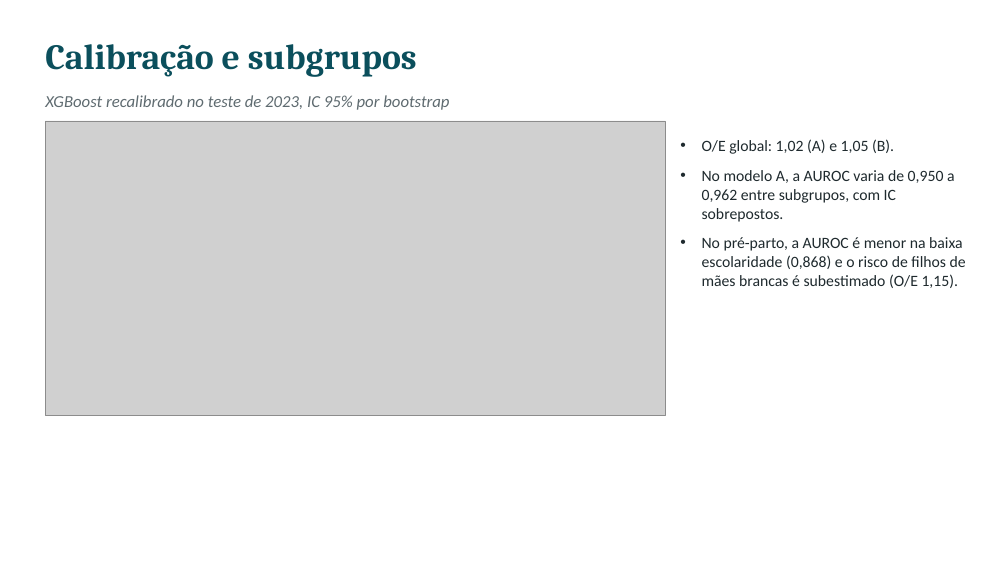
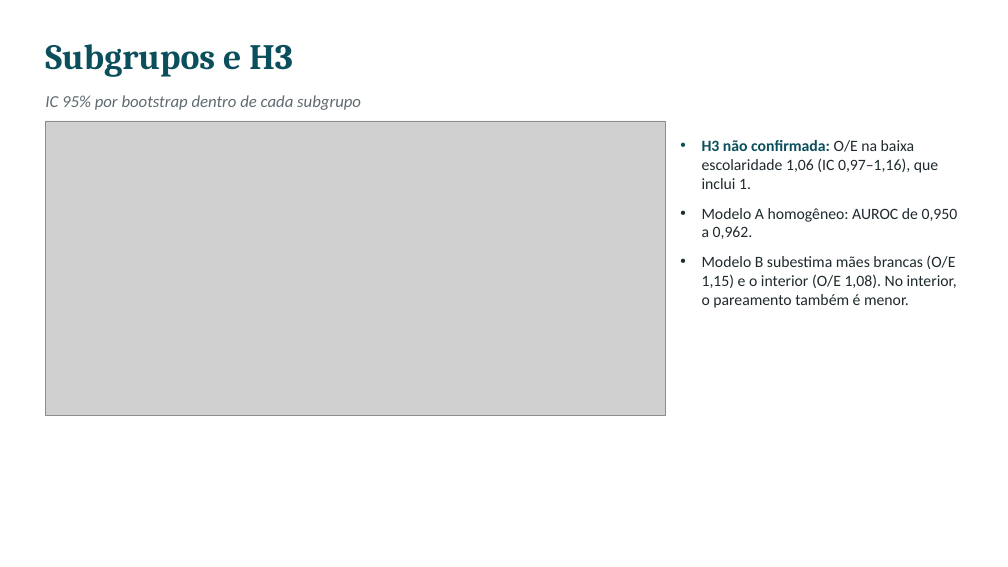
Before and after one commit to CledsonSilvaAraujo/mortalidade-neonatal-rj, a slide deck: slide 12 of slides/apresentacao.pptx (slide 11 before the commit). Drawn at 1008x567 pixels with LibreOffice and Linux fonts; fonts in the diff are those of the drawing; grey boxes stand for pictures. Boxes give left, top, right and bottom in pixels: in the first picture for what was removed or moved away, otherwise in the second. Text is boxed around its words. In the diff, an @@ line names an element or a change of style, - is before the commit and + after.

```diff
--- a/slides/apresentacao.pptx
+++ b/slides/apresentacao.pptx
@@ text at (45, 44, 293, 77): text changed @@
-Calibração e subgrupos
+Subgrupos e H3
@@ text at (45, 95, 361, 110): text changed @@
-XGBoost recalibrado no teste de 2023, IC 95% por bootstrap
+IC 95% por bootstrap dentro de cada subgrupo
@@ text at (702, 140, 958, 308): text changed @@
-• O/E global: 1,02 (A) e 1,05 (B).
-• No modelo A, a AUROC varia de 0,950 a 0,962 entre subgrupos, com IC sobrepostos.
-• No pré-parto, a AUROC é menor na baixa escolaridade (0,868) e o risco de filhos de mães brancas é subestimado (O/E 1,15).
+• H3 não confirmada: O/E na baixa escolaridade 1,06 (IC 0,97–1,16), que inclui 1.
+• Modelo A homogêneo: AUROC de 0,950 a 0,962.
+• Modelo B subestima mães brancas (O/E 1,15) e o interior (O/E 1,08). No interior, o pareamento também é menor.
```
Also in this commit, not shown: 5 other slides changed, 1 slide added, 23 other files.
